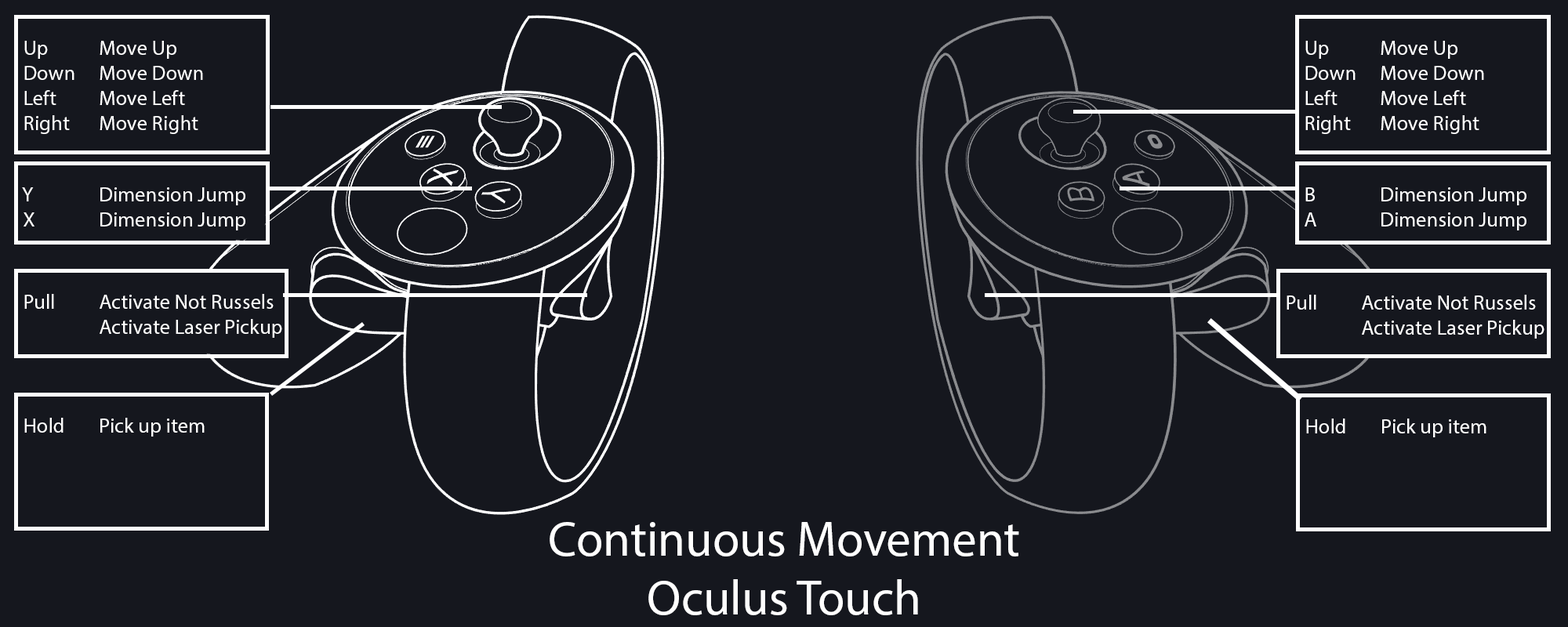
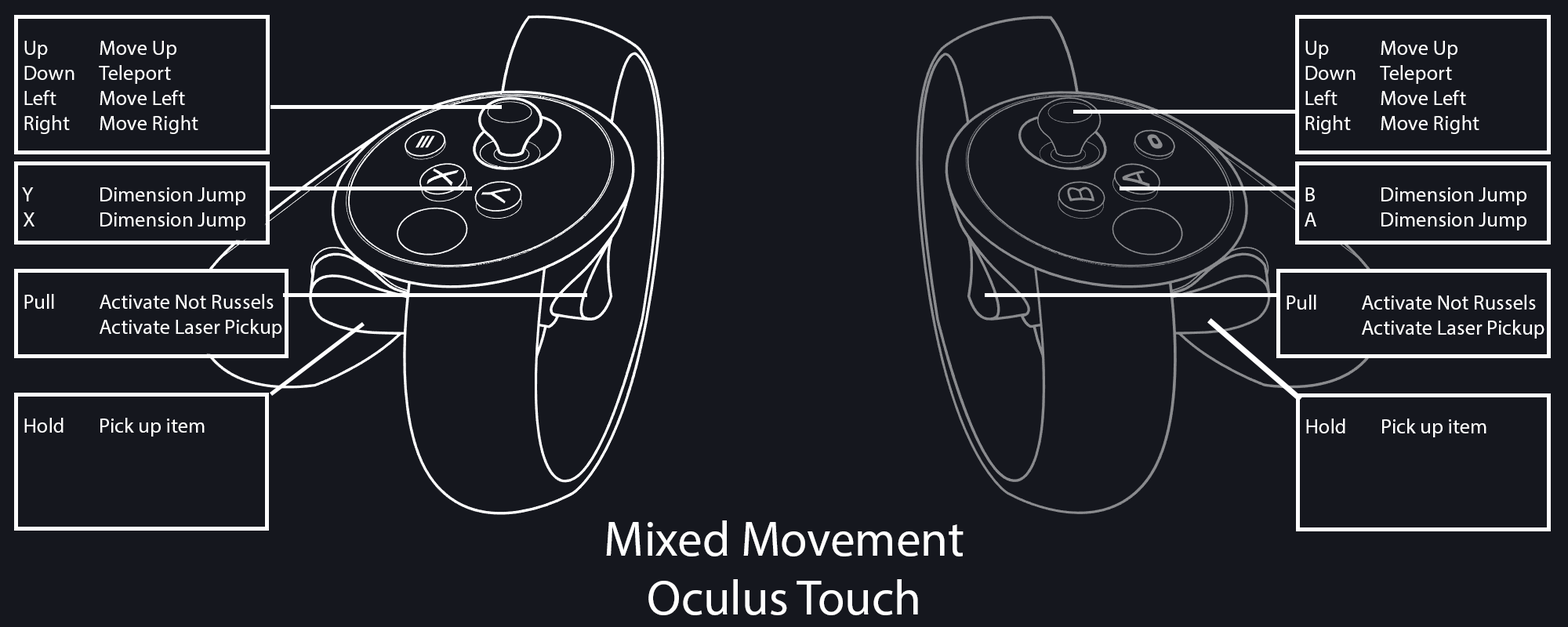
Layered file, before and after one edit (1568×627). Changes by layer:
painted on "R_Joystick_Text" over (1379, 65, 1485, 84)
painted on "L_Joystick_Text" over (98, 65, 204, 84)
renamed "Continuous Movement Oculus Touch" to "Mixed Movement Oculus Touch", painted on it over (549, 520, 1020, 557)
